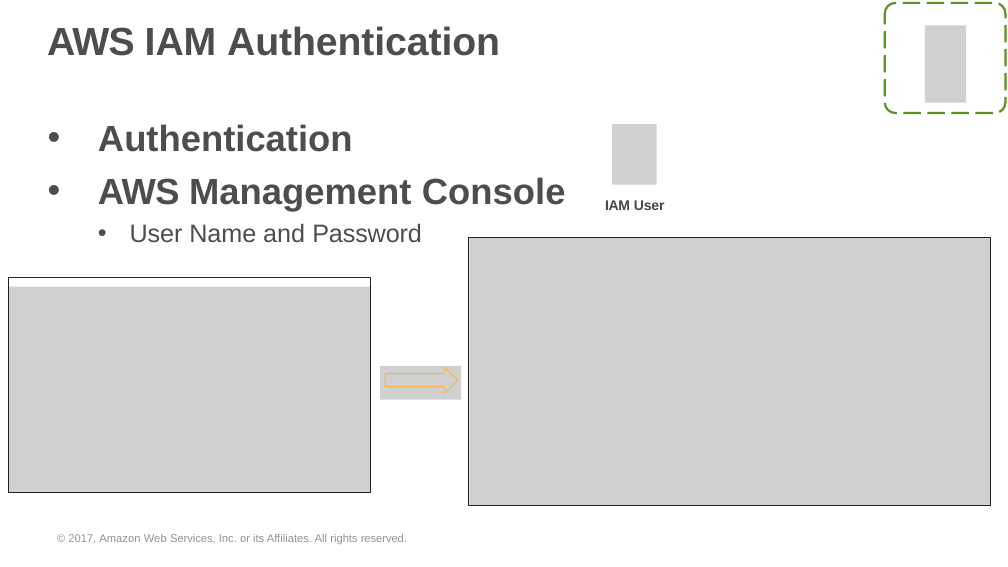
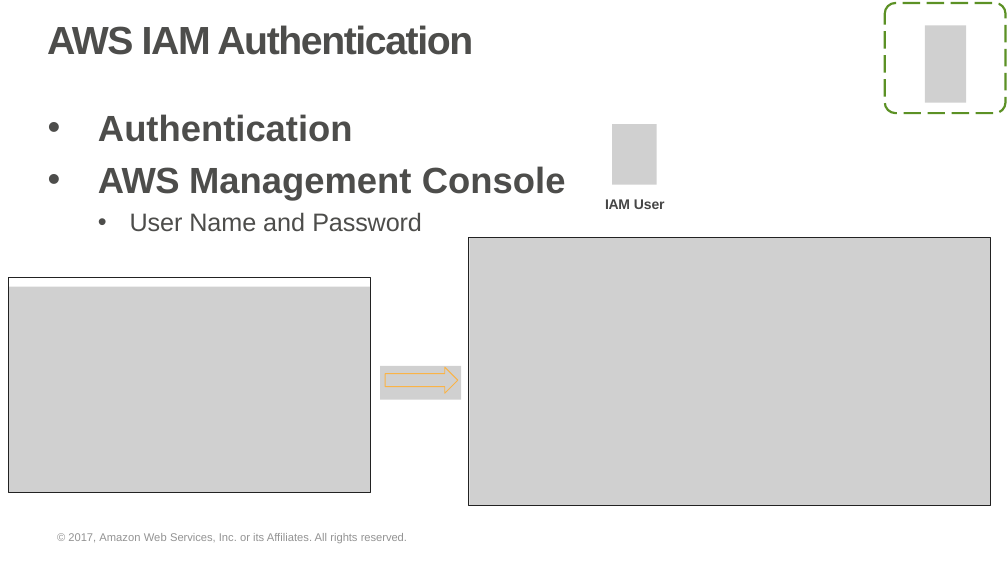
Before and after one commit to prkatta/dotraining, a slide deck: slide 70 of Session-17/AWS/AWS_Fundamentals.pptx. Drawn at 1008x567 pixels with LibreOffice and Linux fonts; fonts in the diff are those of the drawing; grey boxes stand for pictures; background and template pictures are left out. Boxes give left, top, right and bottom in pixels: in the first picture for what was removed or moved away, otherwise in the second. Text is boxed around its words. In the diff, an @@ line names an element or a change of style, - is before the commit and + after.

```diff
--- a/Session-17/AWS/AWS_Fundamentals.pptx
+++ b/Session-17/AWS/AWS_Fundamentals.pptx
@@ title "AWS IAM Authentication" at (47, 25, 473, 55): letter spacing -0.6 to -1 pt in "AWS"; letter spacing -0.1 to -1 pt in "IAM Authentication"; indent changed @@
@@ text "Authentication": place and size @@
-text "Authentication" at (98, 124, 566, 243)
+text "Authentication" at (98, 114, 566, 232)
```
Also in this commit, not shown: 124 other slides changed, 5 slides removed, 1 other file.
